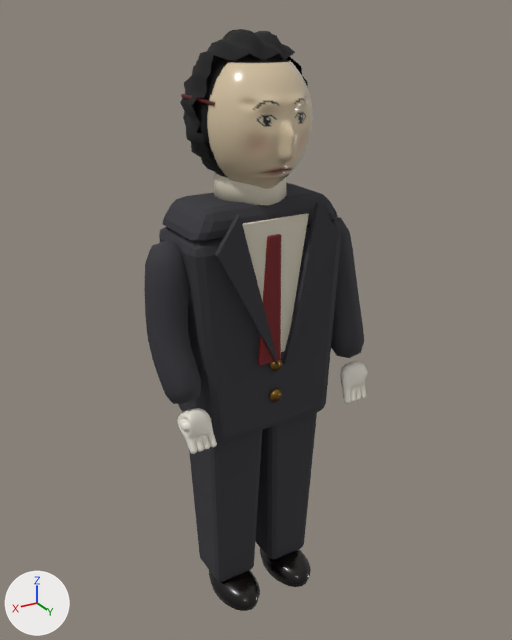
An edit to the glTF model public/models/mascara_executivo.glb, drawn before and after from the same camera.
Before and after are seen from a camera (50 mm lens) standing at (0.974, 1.649, 1.748) and looking at (-0.022, -0.011, 0.918). The lights are fixed; the arrows at lower left show +X, +Y and +Z. The older version comes first. Where no turn or scale is listed for an object, it has been applied to the vertices. Vertices at exactly the same position are counted once.

In view in the first picture: 'cabeca', 'cabelo', 'calca', 'calca.001', 'fita.001', 'gravata', 'lapela', 'lapela.001', 'manga', 'manga.001', 'mascara', 'ombros', 'paleto', 'peitilho' and 7 more.
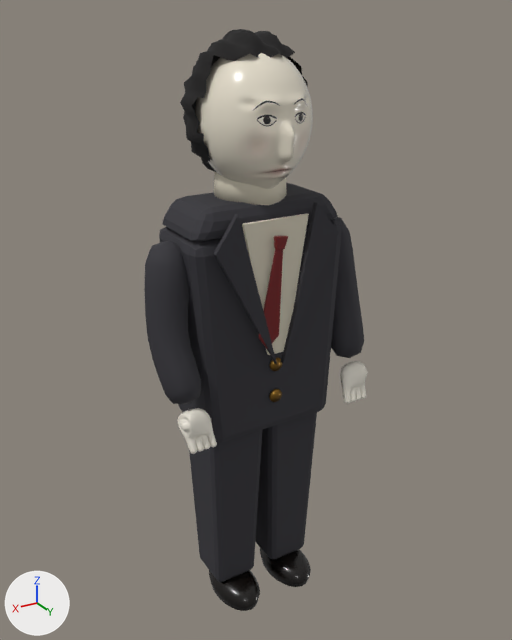
Location of each change, (x1, y1, x2, y2) in pixels of the pictures (512 x 640 px):
'mascara', surface changed
    both: (207, 60, 313, 189)
'gravata', reshaped (23% shorter)
    before: (258, 234, 281, 365)
    after: (259, 249, 283, 349)
'cabeca', deleted
    before: (193, 54, 288, 178)
'gravata_no', added
    after: (274, 236, 288, 250)
'fita.001', deleted
    before: (181, 94, 215, 106)
part 2 of me_mascara, built on
    after: (195, 53, 290, 180)
part 3 of me_mascara, surface changed
    both: (207, 61, 313, 189)

Patch to the scene script:
```diff
--- a/public/models/mascara_executivo.glb.py
+++ b/public/models/mascara_executivo.glb.py
@@ img_rosto_executivo @@
+img_rosto_executivo = load_image('rosto_executivo', '_unpacked/rosto_executivo', 1024, 1024, 'sRGB')
@@ mat_porcelana_executivo @@
 n0 = _N.new('ShaderNodeBsdfPrincipled'); n0.name = 'Principled BSDF'
-n0.inputs[2].default_value = 0.2  # 'Roughness'
+n0.inputs[2].default_value = 0.22  # 'Roughness'
 n0.inputs[19].default_value = 0.8  # 'Coat Weight'
 n1 = _N.new('ShaderNodeOutputMaterial'); n1.name = 'Material Output'
-n2 = _N.new('ShaderNodeVertexColor'); n2.name = 'Color Attribute'
+n3 = _N.new('ShaderNodeTexImage'); n3.name = 'Image Texture'
+n3.image = img_rosto_executivo
 _L.new(n0.outputs[0], n1.inputs[0])  # 'BSDF' to 'Surface'
-_L.new(n2.outputs[0], n0.inputs[0])  # 'Color' to 'Base Color'
+_L.new(n3.outputs[0], n0.inputs[0])  # 'Color' to 'Base Color'
@@ me_gravata_001 @@
 # used by ob_gravata; location = (0.0, 0.0, 0.0)
-me_gravata_001.from_pydata(...)  # 56 vertices, 108 faces; spans x -0.01..0.065, y 0.128..0.154, z 0.86..1.22
+me_gravata_001.from_pydata(...)  # 30 vertices, 56 faces; spans x -0.007..0.066, y 0.147..0.153, z 0.904..1.191
+# me_gravata_001 part 1: the whole mesh is rebuilt
 me_gravata_001.materials.append(mat_executivo_gravata)
@@ me_mascara @@
 # used by ob_mascara; location = (0.0, 0.0, 1.5)
-me_mascara.from_pydata(...)  # 16724 vertices, 33444 faces; spans x -0.148..0.148, y 0.035..0.203, z -0.18..0.143
+me_mascara.from_pydata(...)  # 27458 vertices, 54912 faces; spans x -0.15..0.15, y -0.179..0.203, z -0.188..0.18
+# me_mascara part 2: 8362 vertices removed from x -0.14..0.14, y 0.035..0.195, z -0.173..0.137; 19096 vertices added at x -0.15..0.15, y -0.179..0.107, z -0.188..0.18
+# me_mascara part 3: 15956 kept faces spanning x -0.148..0.148, y 0.036..0.203, z -0.18..0.143 get new texture (UV) coordinates
 me_mascara.materials.append(mat_porcelana_executivo)
@@ me_gravata_no_001 @@
+me_gravata_no_001.from_pydata(...)  # 24 vertices, 44 faces; spans x -0.0192..0.0197, y 0.146..0.158, z 1.1839..1.2222
+me_gravata_no_001.materials.append(mat_executivo_gravata)  # dark red #730f12
@@ ob_cabeca @@
-ob_cabeca = bpy.data.objects.new('cabeca', me_sphere)
-ob_cabeca.location = (0.0, 0.0, 1.5)
@@ ob_fita_001 @@
-ob_fita_001 = bpy.data.objects.new('fita.001', me_fita_001)
-ob_fita_001.location = (0.0, 0.0, 0.0)
@@ ob_gravata_no @@
+ob_gravata_no = bpy.data.objects.new('gravata_no', me_gravata_no_001)
+ob_gravata_no.location = (0.0, 0.0, 0.0)
```
